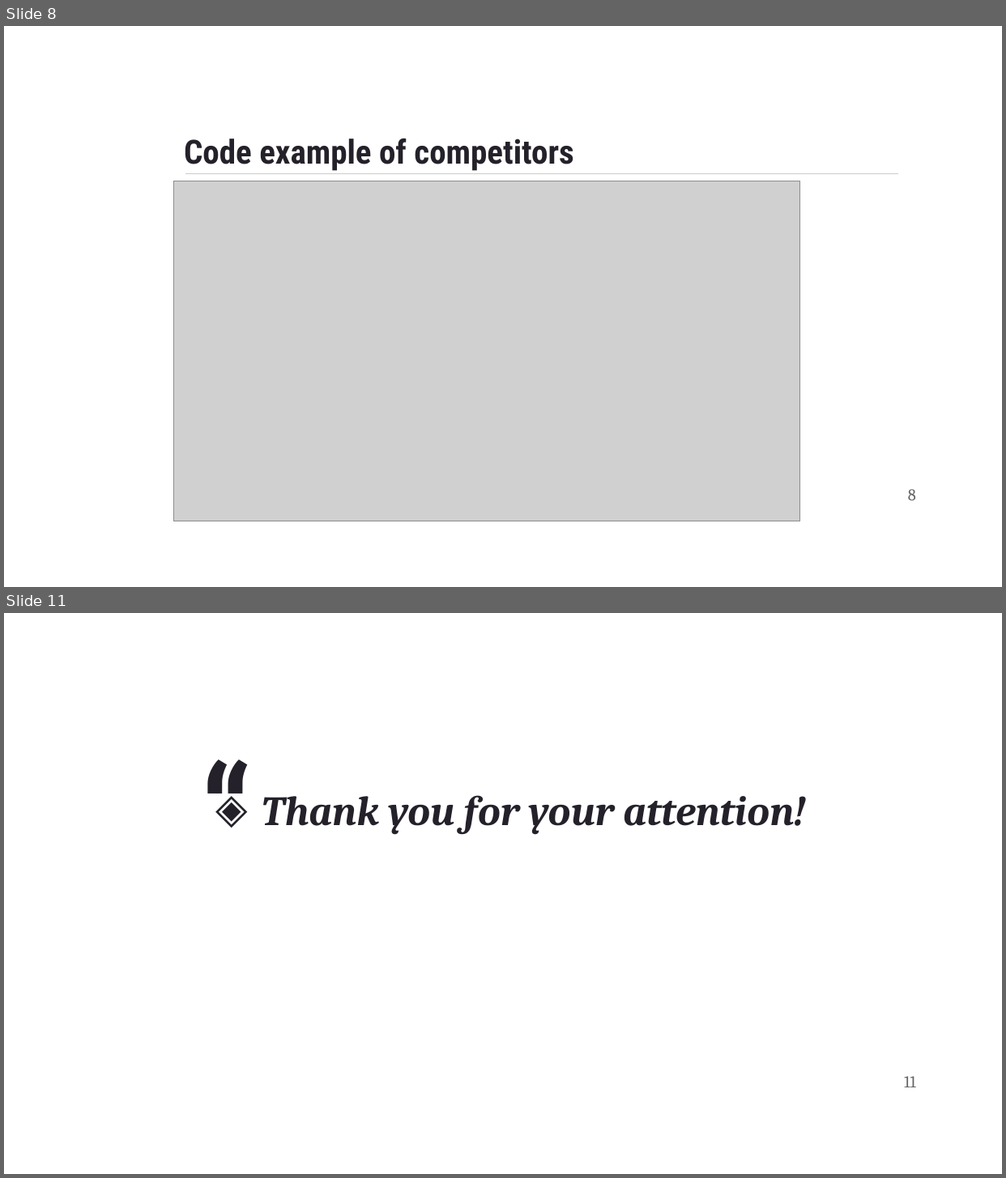
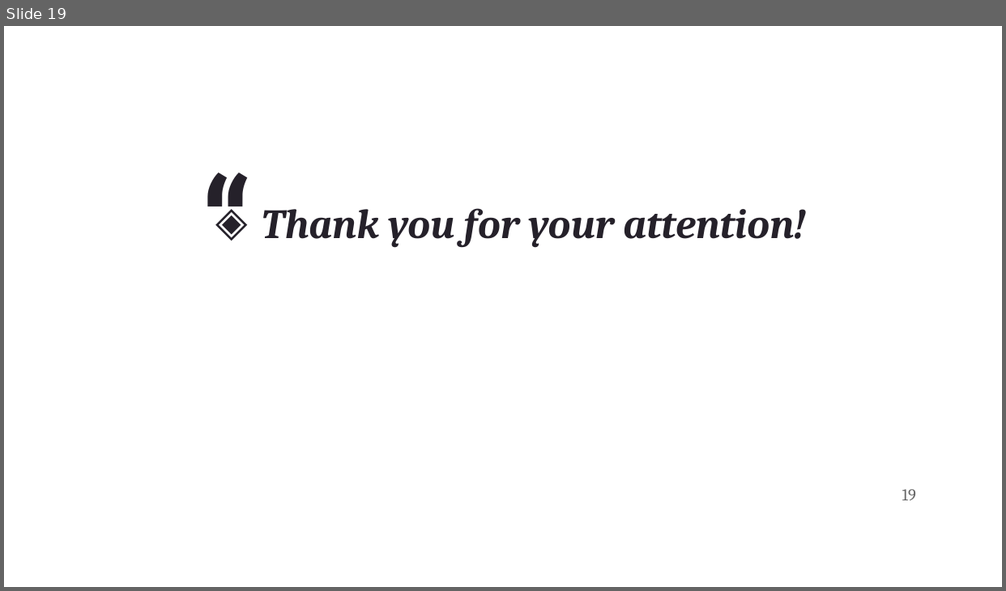
Before and after one commit to KattabekovBeknur/ML_labs, a slide deck: Quintus · SlidesCarnival.pptx. Shown one above the other, each under a label of ours: slides 8 and 11 before the commit, slide 19 after it; the slides between them are not shown. The pictures are 1006x1178 and 1006x591 pixels, drawn with LibreOffice and Linux fonts; fonts in the diff are those of the drawing; grey boxes stand for pictures; background and template pictures are left out. Boxes give left, top, right and bottom in pixels: in the first picture for what was removed or moved away, otherwise in the second. Text is boxed around its words. In the diff, an @@ line names an element or a change of style, - is before the commit and + after.

```diff
--- a/Quintus · SlidesCarnival.pptx
+++ b/Quintus · SlidesCarnival.pptx
@@ slide 8 removed at (4,26,1002,587), background picture (left out) @@
@@ title removed at (184,138,573,171) @@
-Code example of competitors
@@ picture removed at (173,181,799,521) @@
@@ line removed from (185, 173) to (898, 173) @@
@@ page number removed at (908,489,916,501) @@
-8
@@ what was slide 11 is now slide 19 @@
@@ page number at (902,489,916,501): text changed @@
-11
+19
```
Also in this commit, not shown: 6 slides changed, 9 slides added, 2 other files.
